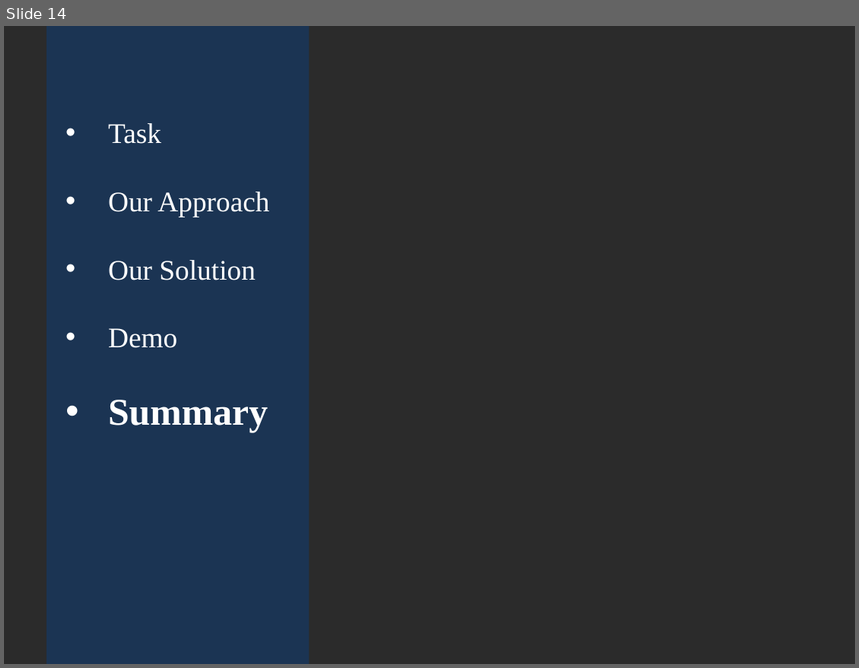
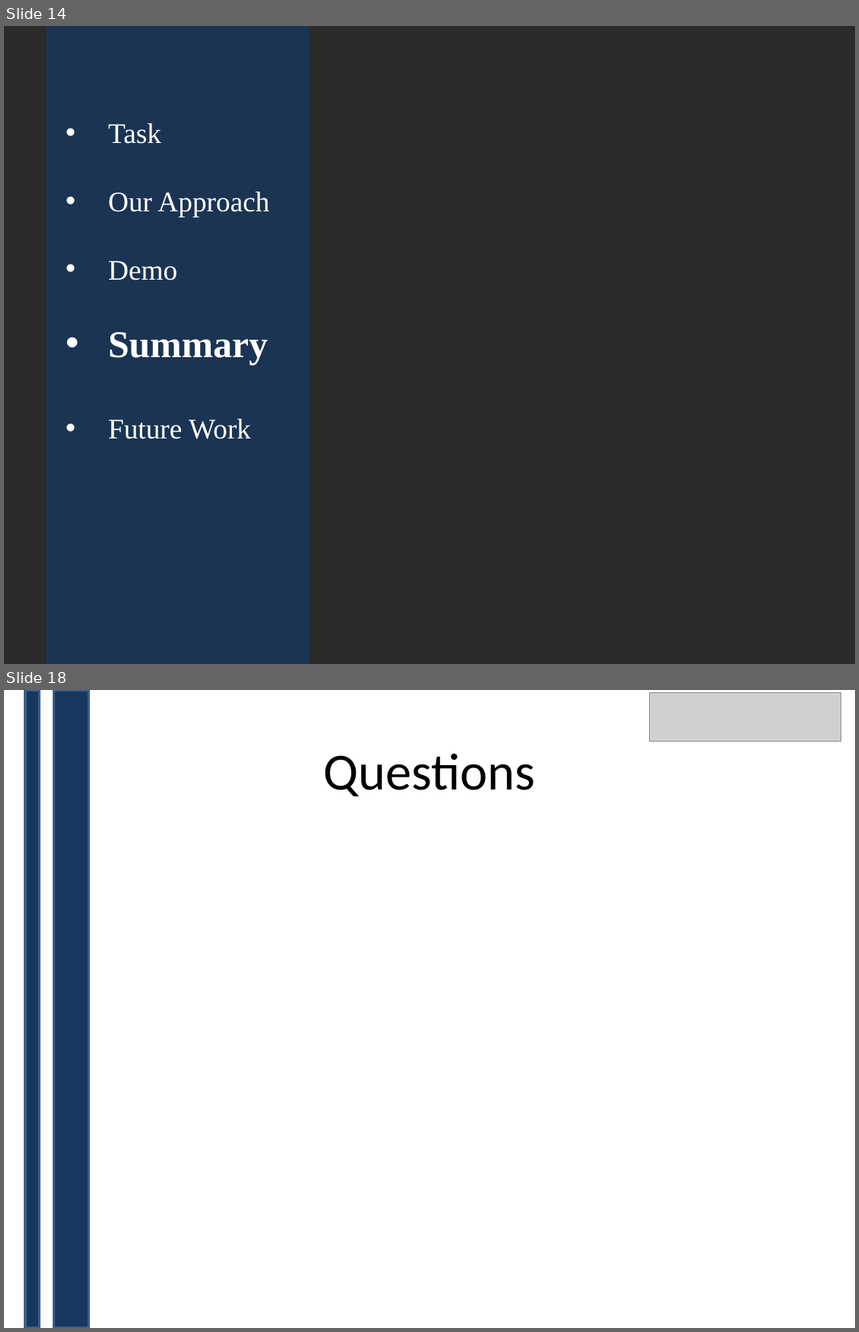
Before and after one commit to CCMV2/GymApplication, a slide deck: documentation/Documents/NTT-Gym.pptx. Shown one above the other, each under a label of ours: slide 14 before the commit, slides 14 and 18 after it; the slides between them are not shown. The pictures are 859x668 and 859x1332 pixels, drawn with LibreOffice and Linux fonts; fonts in the diff are those of the drawing; grey boxes stand for pictures; background and template pictures are left out; a plain dark background stands for a picture behind light text. Boxes give left, top, right and bottom in pixels: in the first picture for what was removed or moved away, otherwise in the second. Text is boxed around its words. In the diff, an @@ line names an element or a change of style, - is before the commit and + after.

```diff
--- a/documentation/Documents/NTT-Gym.pptx
+++ b/documentation/Documents/NTT-Gym.pptx
@@ slide 18 added at [4, 690, 855, 1328], background #FFFFFF @@
@@ rectangle added at [25, 690, 40, 1328], fill #17375E, outline #3A5F8C 2 pt @@
@@ rectangle added at [53, 690, 89, 1328], fill #17375E, outline #3A5F8C 2 pt @@
@@ picture added at [649, 692, 841, 741] @@
@@ title added at [323, 753, 535, 796], 44 pt, text #000000 @@
+Questions
@@ slide 14 changed as well @@
@@ text at [108, 260, 255, 281]: paragraph removed @@
-• Our Solution
@@ text at [108, 419, 251, 439]: paragraph added @@
+• Future Work
```
Also in this commit, not shown: 6 other slides changed, 10 other slides added, 11 slides removed.
